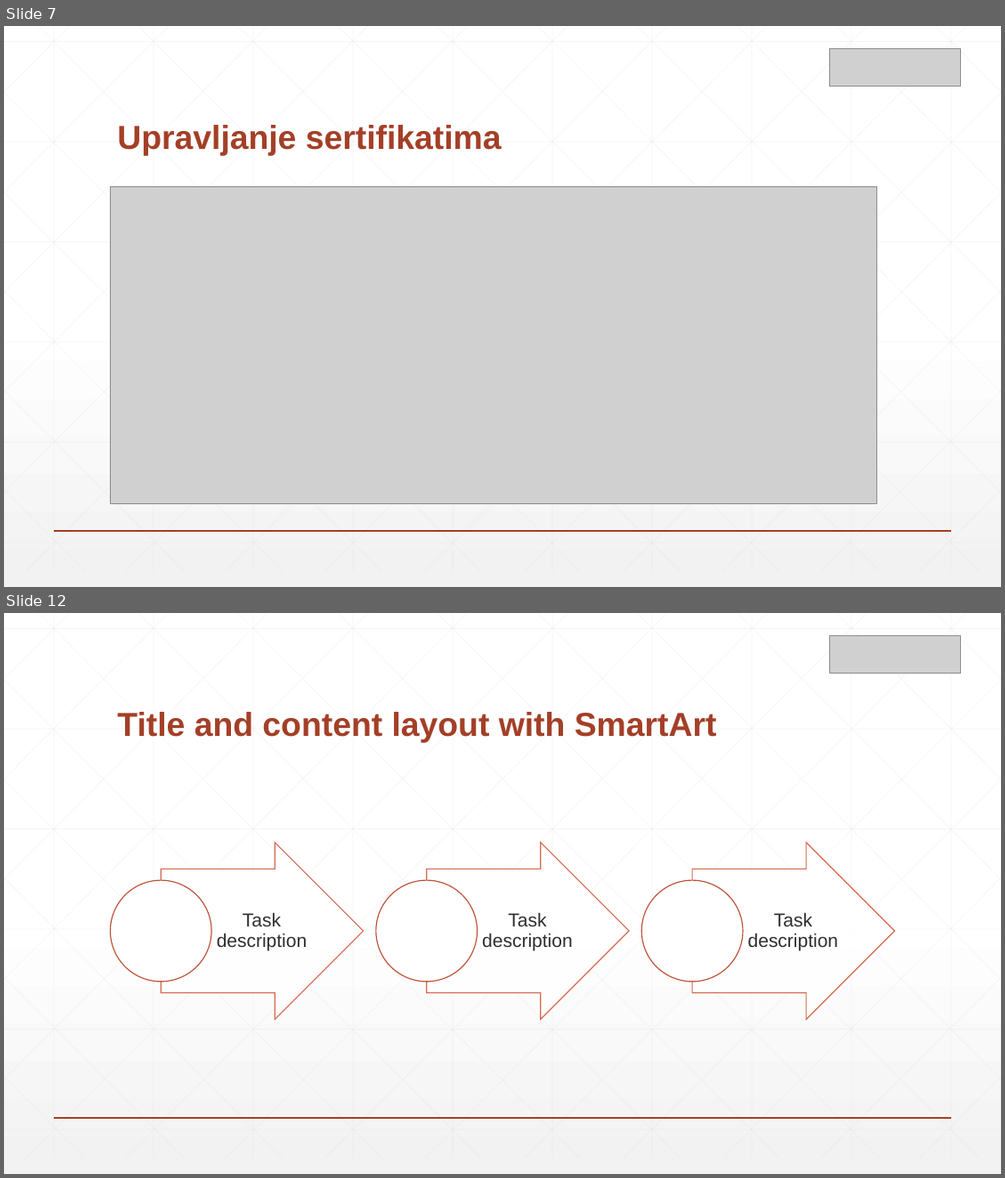
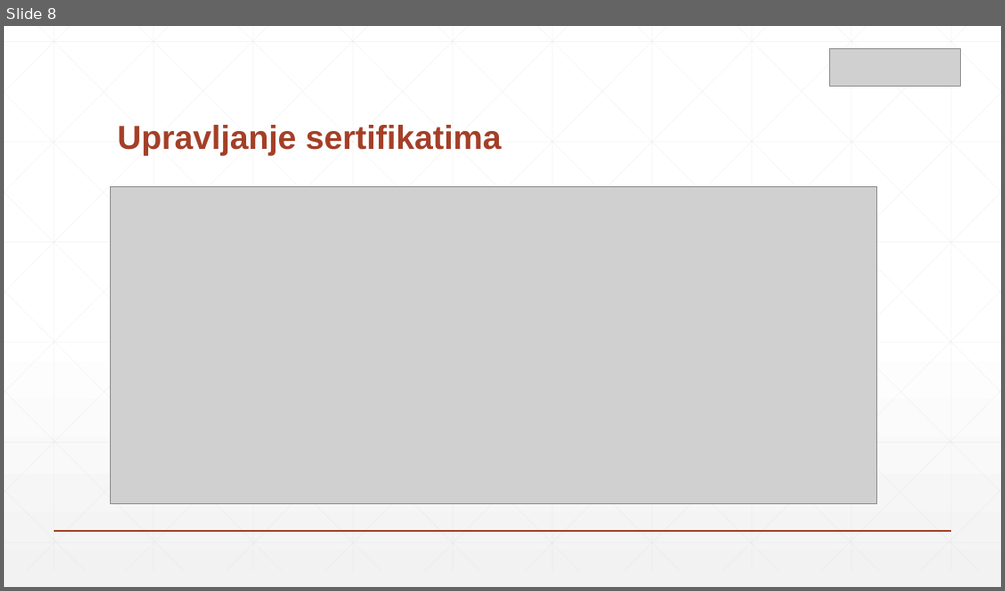
Before and after one commit to zsrdjan/presentations, a slide deck: azure-meetup-key-vault/presentation.pptx. Shown one above the other, each under a label of ours: slides 7 and 12 before the commit, slide 8 after it; the slides between them are not shown. The pictures are 1005x1178 and 1005x591 pixels, drawn with LibreOffice and Linux fonts; fonts in the diff are those of the drawing; grey boxes stand for pictures. Boxes give left, top, right and bottom in pixels: in the first picture for what was removed or moved away, otherwise in the second. Text is boxed around its words. In the diff, an @@ line names an element or a change of style, - is before the commit and + after.

```diff
--- a/azure-meetup-key-vault/presentation.pptx
+++ b/azure-meetup-key-vault/presentation.pptx
@@ slide 12 removed at (x1=4, y1=613, x2=1001, y2=1174), background gradient #FFFFFF to #F2F2F2; not listed: 47 template elements that a slide beside it also shows @@
@@ picture removed at (x1=830, y1=635, x2=961, y2=673) @@
@@ title removed at (x1=117, y1=712, x2=717, y2=743) @@
-Title and content layout with SmartArt
@@ group removed at (x1=110, y1=843, x2=895, y2=1020): 3 right arrows, 3 texts, 3 ellipses @@
-Task description
-Task description
-Task description
@@ what was slide 7 is now slide 8 @@
```
Also in this commit, not shown: 3 slides changed, 8 slides added, 8 other slides removed.
